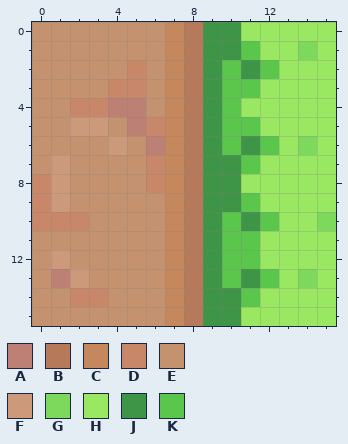
Two states of a pixel-art sprite, res/tiles/path_l.png. The picture above was drawn from the file before the commit.
The file is 16x16 pixels. Colours within 5 levels of each other are drawn and written as one.
Palette (. is transparent): A #bd8074  B #b67a5a  C #c5885d  D #c88769  E #c4926f  F #cc997a  G #7dd95c  H #9ae861  J #3e9548  K #5ac64b
Pixels before, first column x 0:
 0 EEEEEEECBJJHHHHH
 1 EEEEEEECBJJKHHGH
 2 EEEEEDECBJKJKHHH
 3 EEEEDDECBJKKHHHH
 4 EEDDAAECBJKHHHHH
 5 EEFFEADCBJKKHHHH
 6 EEEEFEACBJKJKHGH
 7 EFEEEEDCBJJKHHHH
 8 DFEEEEDCBJJHHHHH
 9 DFEEEEECBJJKHHHH
10 DDDEEEECBJKJKHHG
11 EEEEEEECBJKKHHHH
12 EFEEEEECBJKKHHHH
13 EAFEEEECBJKJKHGH
14 EEDDEEECBJJKHHHH
15 EEEEEEECBJJHHHHH
The result:
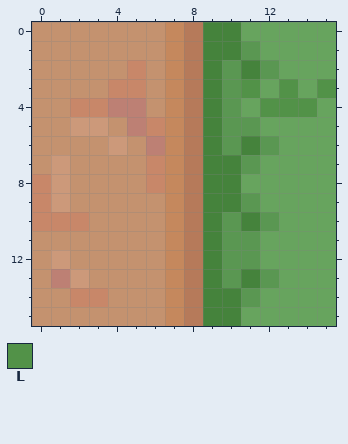
Colours new in this view: L #529248
The exact change:
{"colour":"H","old":"#9ae861","new":"#67a45e"}
{"colour":"J","old":"#3e9548","new":"#45833c"}
{"colour":"K","old":"#5ac64b","new":"#5a9752"}
{"y":1,"x":14,"old":"G","new":"H"}
{"y":3,"x":11,"old":"K","new":"L"}
{"y":3,"x":13,"old":"H","new":"L"}
{"y":3,"x":15,"old":"H","new":"L"}
{"y":4,"x":12,"old":"HHH","new":"LLL"}
{"y":6,"x":14,"old":"G","new":"H"}
{"y":10,"x":15,"old":"G","new":"H"}
{"y":13,"x":14,"old":"G","new":"H"}
